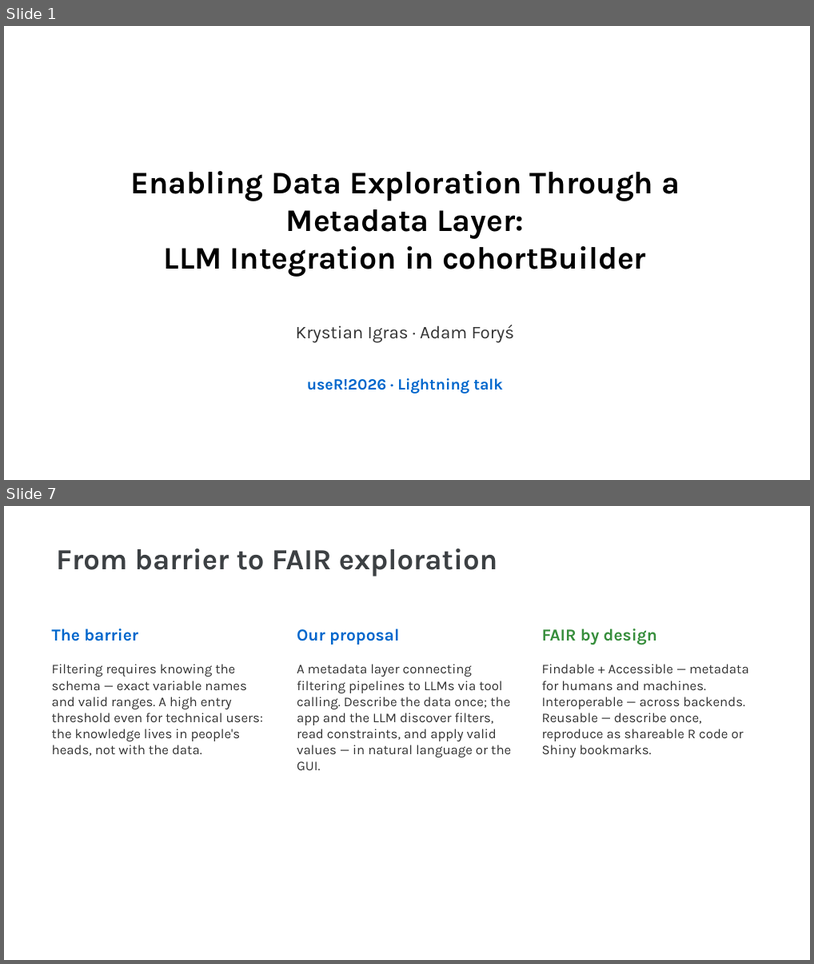
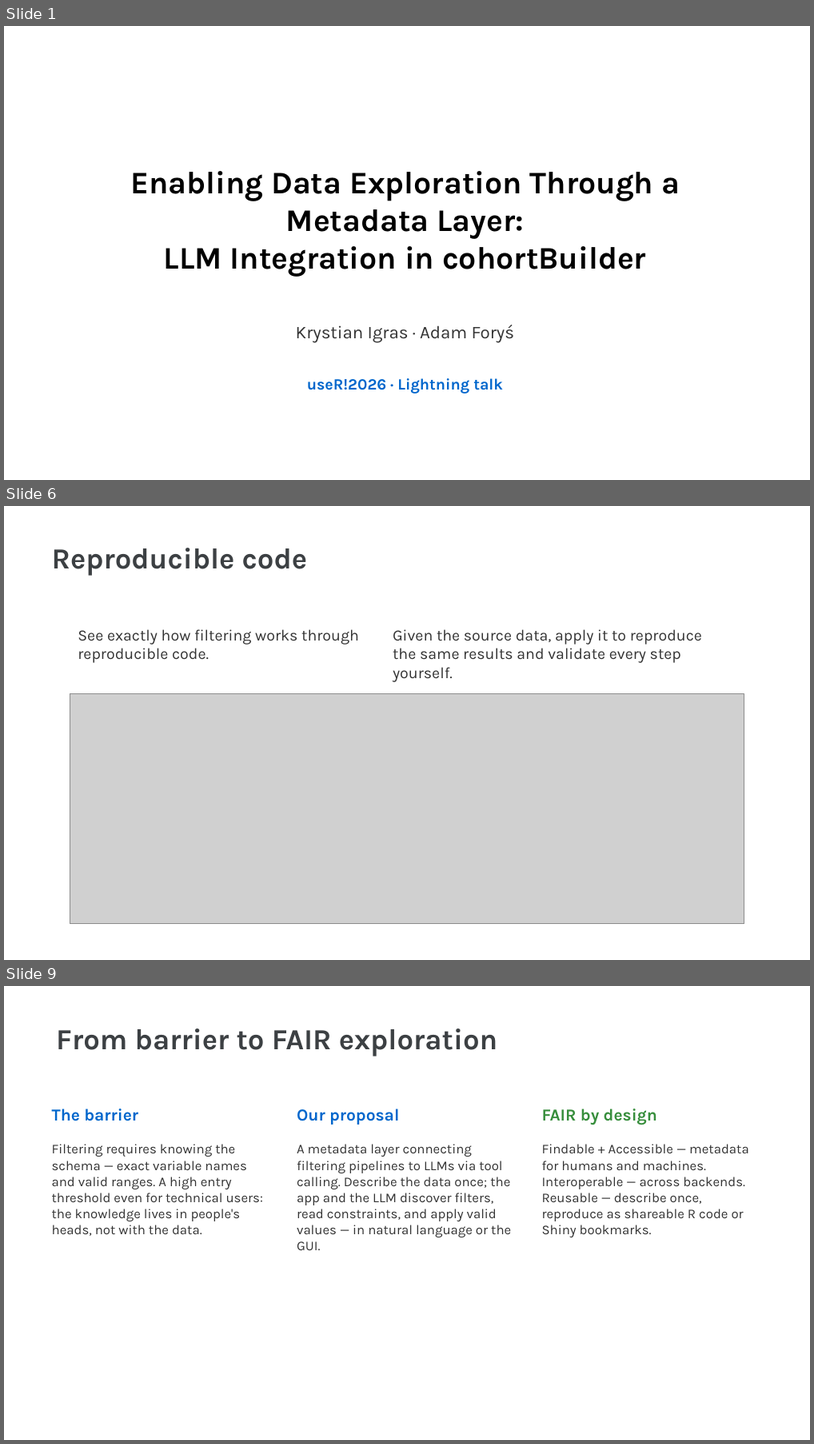
Before and after one commit to r-world-devs/shinyCohortBuilder, a slide deck: tutorials/User!2026.pptx. Shown one above the other, each under a label of ours: slides 1 and 7 before the commit, slides 1, 6 and 9 after it; the slides between them are not shown. The pictures are 814x964 and 814x1444 pixels, drawn with LibreOffice and Linux fonts; fonts in the diff are those of the drawing; grey boxes stand for pictures. Boxes give left, top, right and bottom in pixels: in the first picture for what was removed or moved away, otherwise in the second. Text is boxed around its words. In the diff, an @@ line names an element or a change of style, - is before the commit and + after.

Commit message:
Make repro code configurable through options.

```diff
--- a/tutorials/User!2026.pptx
+++ b/tutorials/User!2026.pptx
@@ slide 6 added at <box>4,506,810,960</box>, background #FFFFFF @@
@@ text added at <box>52,548,308,576</box>, 26 pt, text #3C4043, bold @@
+Reproducible code
@@ text added at <box>78,629,359,663</box>, 14 pt, text #333333 @@
+See exactly how filtering works through reproducible code.
@@ text added at <box>393,629,702,682</box>, 14 pt, text #333333 @@
+Given the source data, apply it to reproduce the same results and validate every step yourself.
@@ picture added at <box>70,694,745,924</box> @@
@@ what was slide 7 is now slide 9 @@
```
Also in this commit, not shown: 4 slides changed, 2 other slides added, 1 slide removed, 3 other files.
